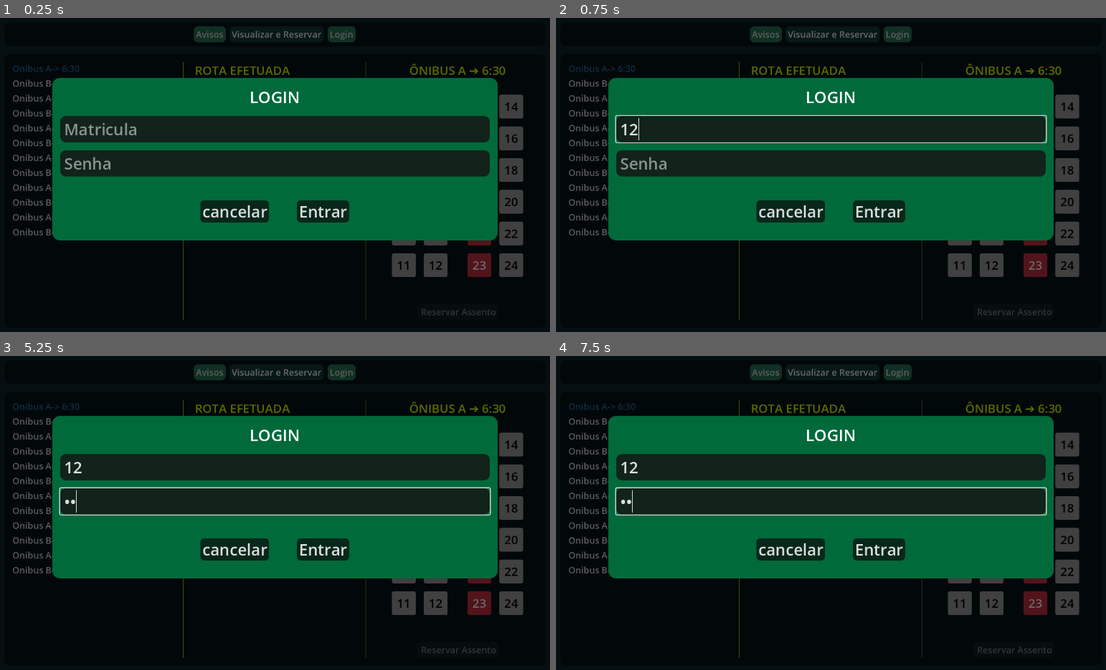
Above: before the commit, frames 1-4 (two rows, left to right).
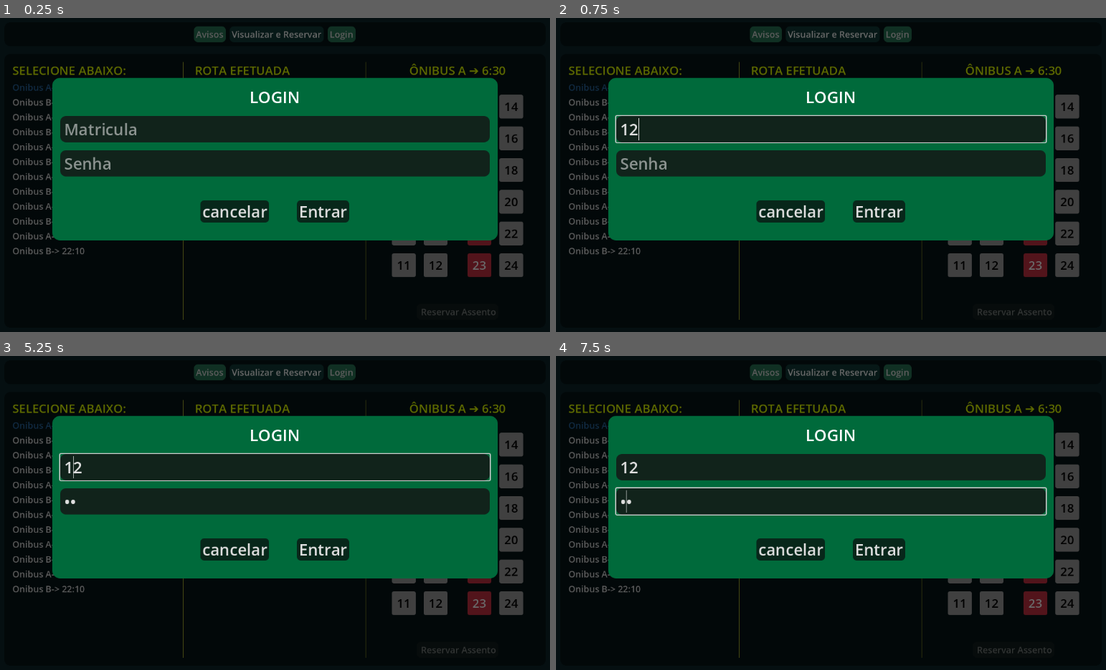
Above: after the commit, the same moments.

Repository: DOGamedev5/IHCRotasIFCE
Game: Godot game, scene res://main.tscn
Two runs of this game, one before a commit and one after it. Both use one fixed random seed, a clock stepped at 60 frames per second and the inputs below.
Inputs (mouse positions are in pixels of both pictures, inside the frame that each line leads up to):
- Up to frame 1 (0.25 s): no input
- Up to frame 2 (0.75 s): click (831, 127) at 0.52 s; type "12" at 0.6 s
- Up to frame 3 (5.25 s): click (275, 500) at 0.75 s; type "12" at 0.83 s; click "Avisos" at 1.25 s; click "Visualizar e Reservar" at 2 s; click "Login" at 2.75 s; click "Onibus A-> 6:30" at 3.5 s; click "Onibus B-> 6:30" at 4.25 s; click "Onibus A-> 11:10" at 5 s
- Up to frame 4 (7.5 s): click "Onibus B-> 11:10" at 5.75 s; click "Onibus A-> 12:30" at 6.5 s; click "Onibus B-> 12:30" at 7.25 s

The runs differ from the first frame. In frame 1, 1.6% of the frame differs, in the area x 2-23%, y 15-76%; in frame 2, 1.6%; in frame 3, 3.0%, in the area x 2-90%, y 15-76%; in frame 4, 1.7%.

Commit message:
added selecione abaixo

Diff:
--- a/src/desktopMain/main.tscn
+++ b/src/desktopMain/main.tscn
@@ -209,7 +209,7 @@
 [node name="rotasInfo" type="HBoxContainer" parent="MarginContainer/VBoxContainer/visualize" unique_id=1520495363 node_paths=PackedStringArray("buttonListNode", "reservarAcentos")]
 layout_mode = 2
 script = ExtResource("2_0xm2m")
-buttonListNode = NodePath("margin/list")
+buttonListNode = NodePath("margin/VBoxContainer/list")
 reservarAcentos = NodePath("acentos")
 
 [node name="margin" type="MarginContainer" parent="MarginContainer/VBoxContainer/visualize/rotasInfo" unique_id=635051732]
@@ -220,7 +220,17 @@
 theme_override_constants/margin_right = 16
 theme_override_constants/margin_bottom = 16
 
-[node name="list" type="VBoxContainer" parent="MarginContainer/VBoxContainer/visualize/rotasInfo/margin" unique_id=283445893]
+[node name="VBoxContainer" type="VBoxContainer" parent="MarginContainer/VBoxContainer/visualize/rotasInfo/margin" unique_id=1115993241]
+layout_mode = 2
+
+[node name="Label" type="Label" parent="MarginContainer/VBoxContainer/visualize/rotasInfo/margin/VBoxContainer" unique_id=1191369157]
+layout_mode = 2
+theme_override_colors/font_color = Color(0.8833333, 1, 0, 1)
+theme_override_font_sizes/font_size = 24
+text = "selecione abaixo:"
+uppercase = true
+
+[node name="list" type="VBoxContainer" parent="MarginContainer/VBoxContainer/visualize/rotasInfo/margin/VBoxContainer" unique_id=283445893]
 layout_mode = 2
 
 [node name="ColorRect" type="VSeparator" parent="MarginContainer/VBoxContainer/visualize/rotasInfo" unique_id=817595376]
--- a/src/mobileMain/main.tscn
+++ b/src/mobileMain/main.tscn
@@ -157,7 +157,7 @@
 [node name="rotasInfo" type="VBoxContainer" parent="MarginContainer/VBoxContainer/visualize" unique_id=1443815512 node_paths=PackedStringArray("buttonListNode", "reservarAcentos")]
 layout_mode = 2
 script = ExtResource("2_debxh")
-buttonListNode = NodePath("margin/list")
+buttonListNode = NodePath("margin/VBoxContainer/list")
 reservarAcentos = NodePath("acentos")
 
 [node name="margin" type="MarginContainer" parent="MarginContainer/VBoxContainer/visualize/rotasInfo" unique_id=635051732]
@@ -167,7 +167,17 @@
 theme_override_constants/margin_right = 16
 theme_override_constants/margin_bottom = 16
 
-[node name="list" type="VBoxContainer" parent="MarginContainer/VBoxContainer/visualize/rotasInfo/margin" unique_id=283445893]
+[node name="VBoxContainer" type="VBoxContainer" parent="MarginContainer/VBoxContainer/visualize/rotasInfo/margin" unique_id=2072855297]
+layout_mode = 2
+
+[node name="Label" type="Label" parent="MarginContainer/VBoxContainer/visualize/rotasInfo/margin/VBoxContainer" unique_id=906347056]
+layout_mode = 2
+theme_override_colors/font_color = Color(0.8833333, 1, 0, 1)
+theme_override_font_sizes/font_size = 32
+text = "SELECIONE ABAIXO"
+uppercase = true
+
+[node name="list" type="VBoxContainer" parent="MarginContainer/VBoxContainer/visualize/rotasInfo/margin/VBoxContainer" unique_id=283445893]
 layout_mode = 2
 
 [node name="voltar" type="Button" parent="MarginContainer/VBoxContainer/visualize/rotasInfo" unique_id=2117136393]
@@ -303,6 +313,7 @@
 icon = ExtResource("6_004wd")
 
 [node name="login" type="ColorRect" parent="." unique_id=455110791]
+visible = false
 layout_mode = 1
 anchors_preset = 15
 anchor_right = 1.0
Not shown, changed: index.html
Not shown, changed: index.pck
